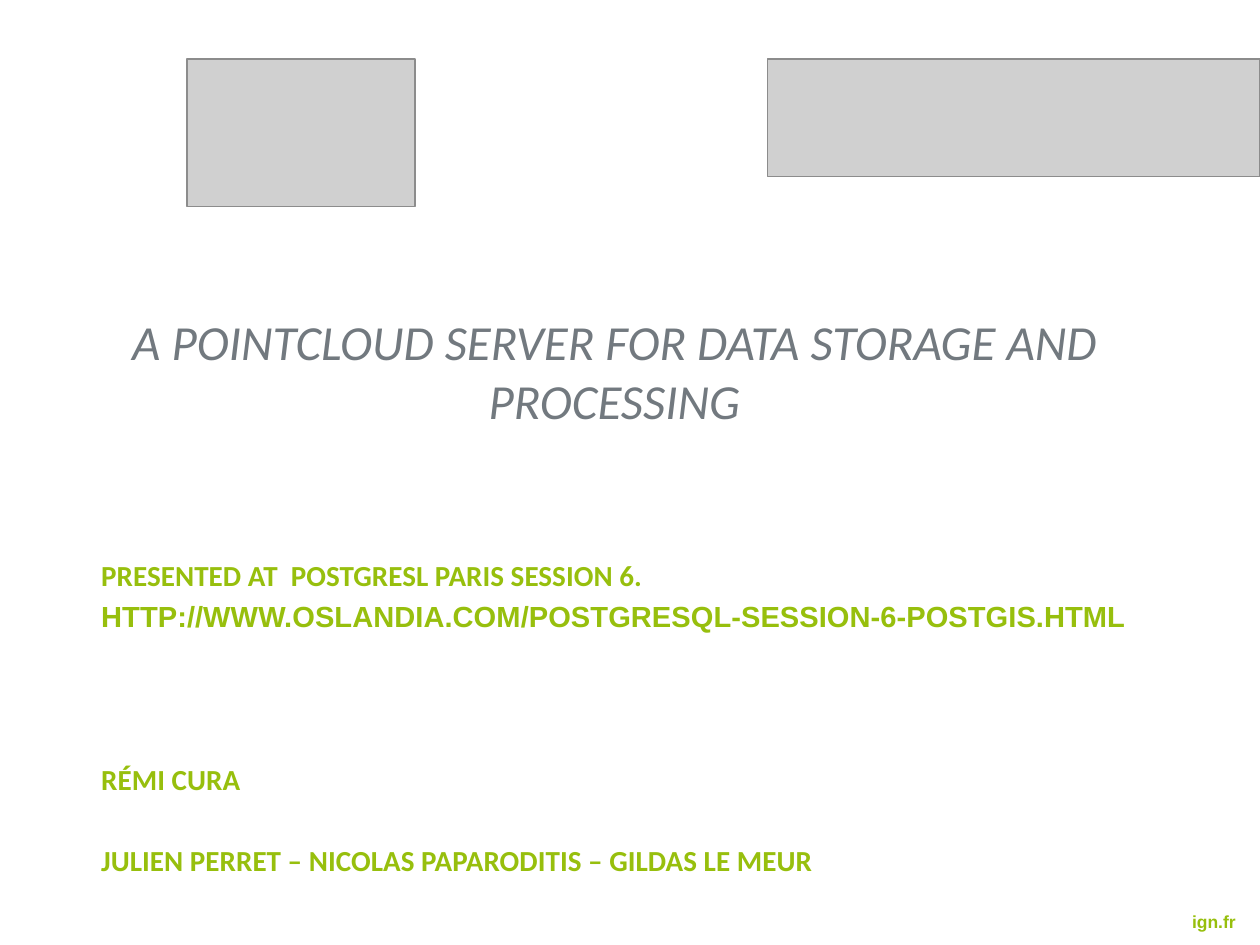
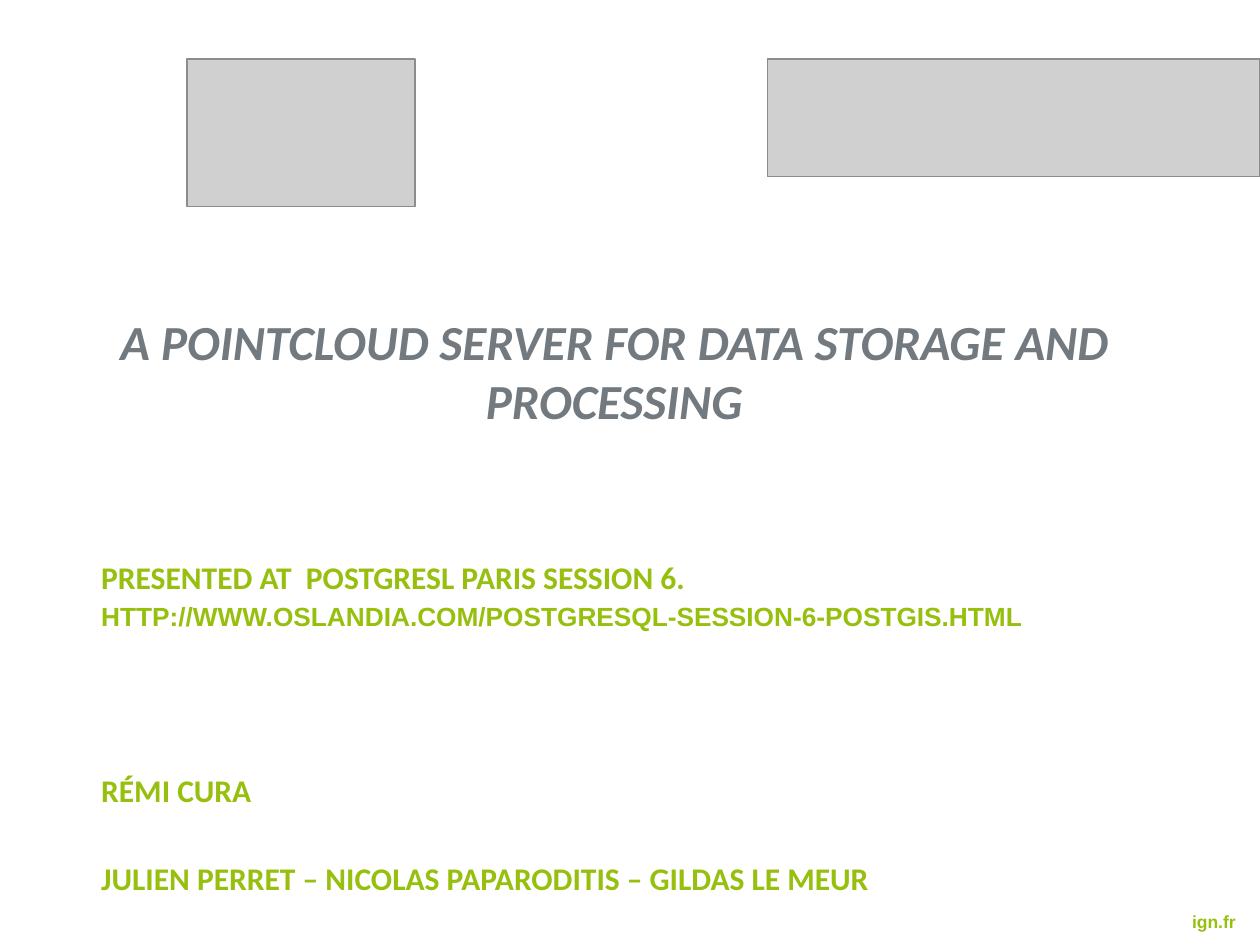
Before and after one commit to Remi-C/Postgres_Day_2014_10_RemiC, a slide deck: slide 1 of presentation_RCura.pptx. Drawn at 1260x945 pixels with LibreOffice and Linux fonts; fonts in the diff are those of the drawing; grey boxes stand for pictures; background and template pictures are left out. Boxes give left, top, right and bottom in pixels: in the first picture for what was removed or moved away, otherwise in the second. Text is boxed around its words. In the diff, an @@ line names an element or a change of style, - is before the commit and + after.

Commit message:
up to discussing pointcloud

```diff
--- a/presentation_RCura.pptx
+++ b/presentation_RCura.pptx
@@ title "A POINTCLOUD SERVER FOR DATA ..." at <box>120,328,1109,420</box>: bold on @@
@@ subtitle "PRESENTED AT POSTGRESL PARIS SESSION ..." at <box>101,567,1022,891</box>: size 16.6 to 18 pt in "PRESENTED AT POSTGRESL PARIS SESSION 6.", "RÉMI CURA", "JULIEN PERRET – NICOLAS PAPARODITIS – GILDAS ..."; size 16.6 to 15 pt in "HTTP://WWW.OSLANDIA.COM/POSTGRESQL-SESSION-6-POSTGIS.HTML" @@
```
Also in this commit, not shown: 2 other slides changed, 18 slides added.
